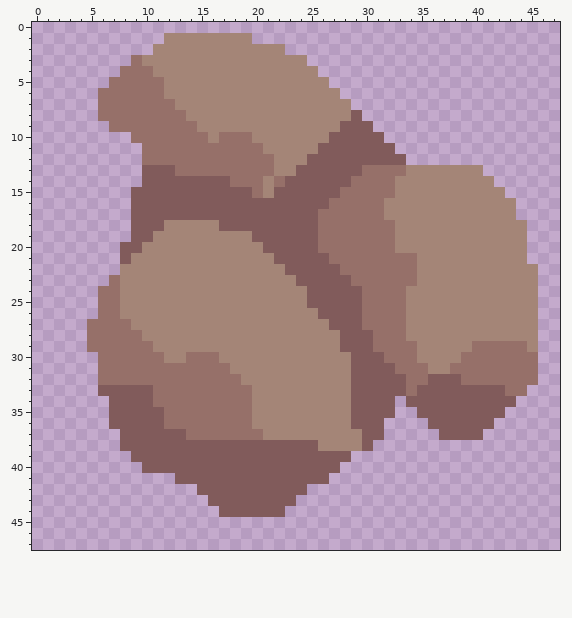
Pixel-art sprite -- sprites/blocks/environment/bargo-boulder2.png. The first picture shows the starting point.
The file is 48x48 pixels.
After the commit:
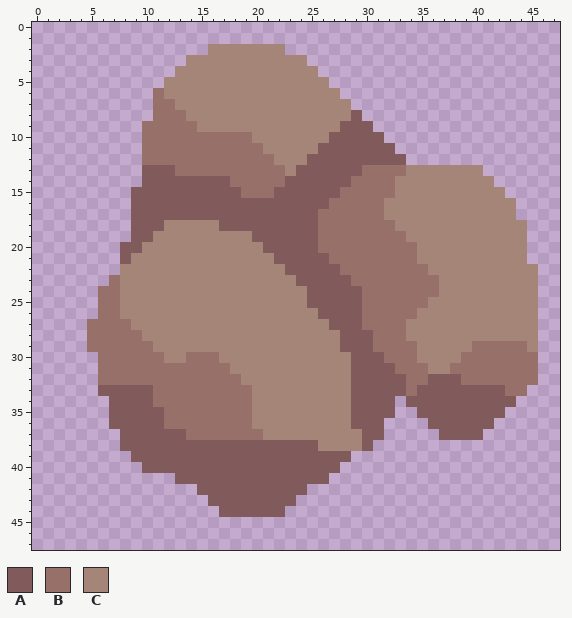
Palette (. is transparent): A #815b5b  B #967069  C #a48577
Changes in this commit:
y 1: x 12..19 CCCCCCCC -> ........
y 2: x 11..15 CCCCC -> .....
y 3: x 9..13 BCCCC -> .....
y 4: x 8..12 BBBCC -> .....
y 5: x 7..11 BBBBB -> .....
y 6..8: x 6..10 BBBBB -> .....
y 9: x 7..9 BBB -> ...
y 10: x 9 B -> .; x 16 C -> B
y 13: x 22 C -> B
y 14: x 21 C -> B
y 15: x 19 A -> B; x 21 C -> B
y 19: x 33 C -> B
y 20: x 33..34 CC -> BB
y 22: x 35 C -> B
y 23: x 35..36 CC -> BB
y 24: x 34..36 CCC -> BBB
y 25: x 34..35 CC -> BB
y 26: x 34 C -> B
Pixel boxes of the changes (left, top, right, bottom) in both pictures:
changed: (98, 33, 252, 143)
changed: (241, 165, 285, 198)
changed: (395, 231, 439, 319)
